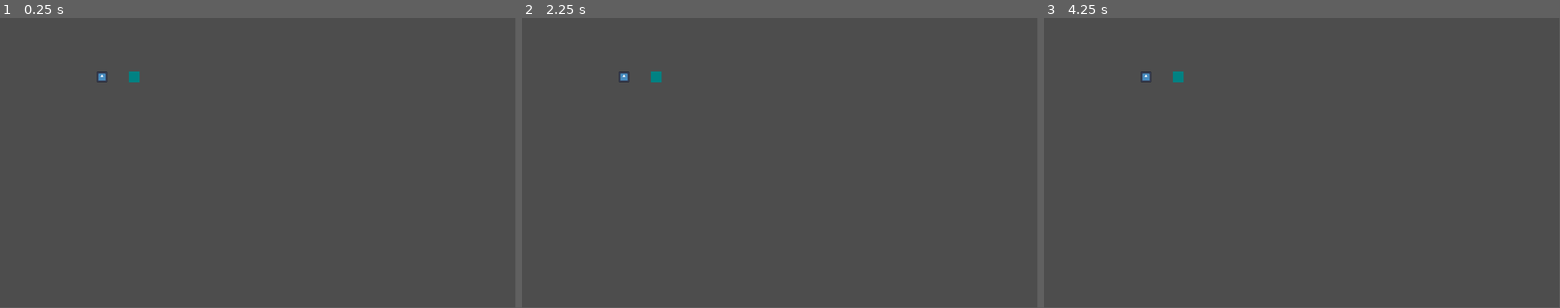
Above: before the commit, frames 1-3 (left to right).
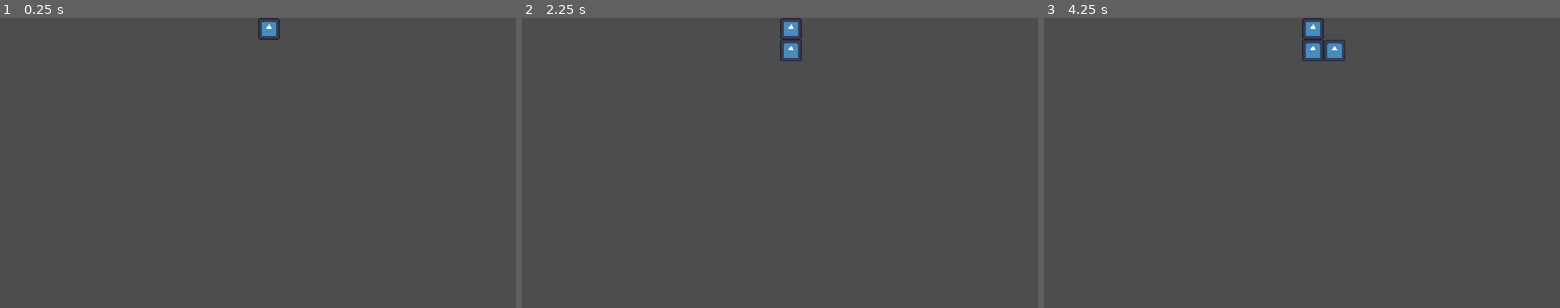
Above: after the commit, the same moments.

Repository: NAERNON/BunnyDriller
Game: Godot game, scene res://scenes/main.tscn
Two runs of this game, one before a commit and one after it. Both use one fixed random seed, a clock stepped at 60 frames per second and the inputs below. The engine's default icon, where the game draws it, is replaced by a stand-in: a white triangle on a blue panel in a dark square.
Inputs:
- Up to frame 1 (0.25 s): no input
- Up to frame 2 (2.25 s): tap Enter at 0.5, 2 s; tap Space at 1.25 s
- Up to frame 3 (4.25 s): tap Space at 2.75 s; tap Enter at 3.5 s
In our replay, the window is 799x449 before the commit and 800x450 after it. These sizes can differ from the game's own. Grey fills any space a smaller window leaves; there, only what the larger window draws over its background counts as a difference.

The runs differ from the first frame. In frame 1, 0.3% of the frame differs, in the area x 18-55%, y 0-23%; in frame 2, 0.5%; in frame 3, 0.7%, in the area x 18-59%, y 0-23%.

Commit message:
bug du spawn de la racine  par rapport à la position de la racine précédente

Diff:
--- a/project.godot
+++ b/project.godot
@@ -18,6 +18,11 @@
 [autoload]
 
 Global="*res://scripts/global.gd"
+
+[display]
+
+window/stretch/mode="viewport"
+window/stretch/scale=2.0
 
 [dotnet]
 
--- /dev/null
+++ b/scenes/arbre.tscn
@@ -0,0 +1,11 @@
+[gd_scene load_steps=3 format=3 uid="uid://bd47q6pe4yygc"]
+
+[ext_resource type="Script" path="res://scripts/arbre.gd" id="1_1pwtc"]
+[ext_resource type="PackedScene" uid="uid://c58xwb47ka7n0" path="res://scenes/racine.tscn" id="1_xtdo3"]
+
+[node name="Arbre" type="Node2D"]
+script = ExtResource("1_1pwtc")
+
+[node name="Racine" parent="." instance=ExtResource("1_xtdo3")]
+position = Vector2(12, 12)
+metadata/test = false
--- a/scenes/joueur.tscn
+++ b/scenes/joueur.tscn
@@ -29,3 +29,8 @@
 target_position = Vector2(24, 0)
 collide_with_areas = true
 collide_with_bodies = false
+
+[node name="Timer" type="Timer" parent="."]
+wait_time = 2.0
+
+[connection signal="timeout" from="Timer" to="." method="_on_timer_timeout"]
--- a/scenes/main.tscn
+++ b/scenes/main.tscn
@@ -1,12 +1,20 @@
-[gd_scene load_steps=3 format=3 uid="uid://tsoqs8ym3jne"]
+[gd_scene load_steps=4 format=3 uid="uid://tsoqs8ym3jne"]
 
-[ext_resource type="PackedScene" uid="uid://cdka245uypttb" path="res://scenes/joueur.tscn" id="1_fvc3c"]
-[ext_resource type="PackedScene" uid="uid://bkmd6yp71qgxf" path="res://scenes/obstacle.tscn" id="2_e7ys2"]
+[ext_resource type="PackedScene" uid="uid://r3l6ob7drshg" path="res://scenes/joueur.tscn" id="1_fvc3c"]
+[ext_resource type="PackedScene" uid="uid://cljj6p8agetxd" path="res://scenes/obstacle.tscn" id="2_e7ys2"]
+[ext_resource type="PackedScene" uid="uid://bd47q6pe4yygc" path="res://scenes/arbre.tscn" id="3_n4qvr"]
 
 [node name="JE PUSH" type="Node2D"]
 
 [node name="Joueur" parent="." instance=ExtResource("1_fvc3c")]
+visible = false
 position = Vector2(228, 132)
 
 [node name="Obstacle" parent="." instance=ExtResource("2_e7ys2")]
+visible = false
 position = Vector2(300, 132)
+
+[node name="Arbre" parent="." instance=ExtResource("3_n4qvr")]
+position = Vector2(288, 0)
+
+[connection signal="fin_du_tour_joueur" from="Joueur" to="Arbre" method="spawn_racine"]
--- /dev/null
+++ b/scenes/racine.tscn
@@ -0,0 +1,42 @@
+[gd_scene load_steps=4 format=3 uid="uid://buwjq5p40ydvm"]
+
+[ext_resource type="Script" path="res://scripts/racine.gd" id="1_jqgsl"]
+[ext_resource type="Texture2D" uid="uid://co2vqslo8gdhw" path="res://icon.svg" id="2_28hh6"]
+
+[sub_resource type="RectangleShape2D" id="RectangleShape2D_lf3cu"]
+
+[node name="Racine" type="Node2D"]
+script = ExtResource("1_jqgsl")
+
+[node name="Sprite2D" type="Sprite2D" parent="."]
+scale = Vector2(0.189, 0.189)
+texture = ExtResource("2_28hh6")
+
+[node name="Area2D" type="Area2D" parent="."]
+
+[node name="CollisionShape2D" type="CollisionShape2D" parent="Area2D"]
+position = Vector2(2.52295e-06, -2.52295e-06)
+shape = SubResource("RectangleShape2D_lf3cu")
+
+[node name="RayCastHaut" type="RayCast2D" parent="."]
+target_position = Vector2(0, -16)
+collide_with_areas = true
+
+[node name="RayCastBas" type="RayCast2D" parent="."]
+target_position = Vector2(0, 16)
+collide_with_areas = true
+collide_with_bodies = false
+
+[node name="RayCastGauche" type="RayCast2D" parent="."]
+target_position = Vector2(-16, 0)
+collide_with_areas = true
+
+[node name="RayCastDroite" type="RayCast2D" parent="."]
+target_position = Vector2(16, 0)
+collide_with_areas = true
+
+[node name="TimerForRaycasts" type="Timer" parent="."]
+wait_time = 0.2
+one_shot = true
+
+[connection signal="timeout" from="TimerForRaycasts" to="." method="_on_timer_for_raycasts_timeout"]
--- /dev/null
+++ b/scripts/arbre.gd
@@ -0,0 +1,46 @@
+extends Node2D
+
+@onready var racine = preload("res://scenes/racine.tscn")
+
+
+func _ready():
+	pass
+
+
+func _process(delta):
+	pass
+
+func set_racine_position(directions_possible):
+	var prochaine_direction = randi_range(0, directions_possible.size() - 1)
+	if directions_possible[prochaine_direction] == "gauche":
+		return Vector2(-24,0)
+	if directions_possible[prochaine_direction] == "droite":
+		return Vector2(24,0)
+	if directions_possible[prochaine_direction] == "bas":
+		return Vector2(0, 24)
+
+
+func spawn_racine():
+	var nouvelle_racine = racine.instantiate()
+
+
+	print(get_child(get_child_count() - 1).est_pousse)
+	print(nouvelle_racine.est_pousse)
+
+
+
+	nouvelle_racine.position = get_child(get_child_count() - 1).position + set_racine_position(get_child(get_child_count() - 2).set_directions_possibles())
+
+	add_child(nouvelle_racine)
+
+	for r in get_child_count() - 2:
+		get_child(r).est_pousse = false
+
+
+
+#		r.est_pousse = false
+
+
+
+
+#	print(get_child(get_child_count() - 1))
--- a/scripts/global.gd
+++ b/scripts/global.gd
@@ -1,7 +1,7 @@
 extends Node
 
-var pixelWIdth = 24
-var pixelHeigth = 24
+var pixelLargeur = 24
+var pixelHauteur = 24
 
 # Called when the node enters the scene tree for the first time.
 func _ready():
--- a/scripts/joueur.gd
+++ b/scripts/joueur.gd
@@ -1,8 +1,10 @@
 extends Node2D
+
+signal fin_du_tour_joueur
 
 # Called when the node enters the scene tree for the first time.
 func _ready():
-	pass # Replace with function body.
+	$Timer.start()
 
 # Called every frame. 'delta' is the elapsed time since the previous frame.
 func _process(_delta):
@@ -27,3 +29,8 @@
 		$Sprite.global_rotation_degrees = 0
 		$Sprite.flip_h = true
 	self.global_position += deplacement
+
+
+func _on_timer_timeout():
+	emit_signal("fin_du_tour_joueur")
+	$Timer.start()
--- /dev/null
+++ b/scripts/racine.gd
@@ -0,0 +1,31 @@
+extends Node2D
+
+var directions_possibles = ["bas", "gauche", "droite"]
+
+var est_pousse = true
+
+func _ready():
+	$TimerForRaycasts.start()
+
+# Called every frame. 'delta' is the elapsed time since the previous frame.
+func _process(delta):
+	pass
+
+
+
+func set_directions_possibles():
+	if est_pousse:
+		if $RayCastBas.is_colliding():
+			directions_possibles.erase("bas")
+		if $RayCastGauche.is_colliding():
+			directions_possibles.erase("gauche")
+		if $RayCastDroite.is_colliding():
+			directions_possibles.erase("droite")
+		#		print(str(self), directions_possibles)
+		return directions_possibles
+
+
+
+func _on_timer_for_raycasts_timeout():
+	set_directions_possibles()
+	$TimerForRaycasts.queue_free()
Not shown: 1 places in scenes/joueur.tscn that only renumber resources
Not shown: 1 places in scenes/obstacle.tscn that only renumber resources
